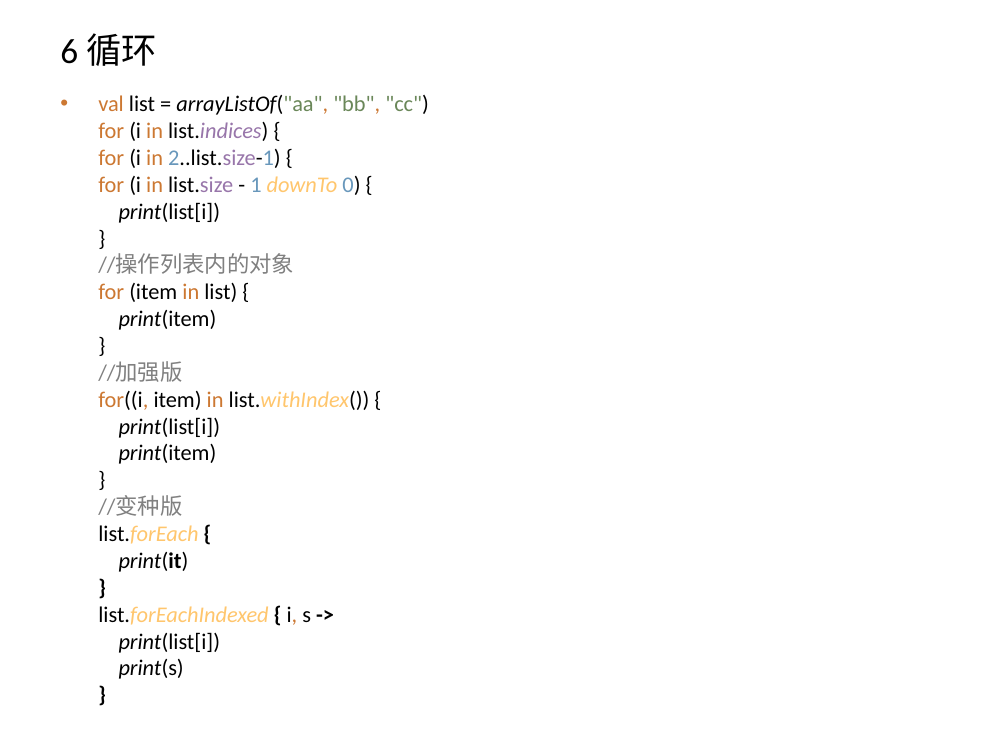
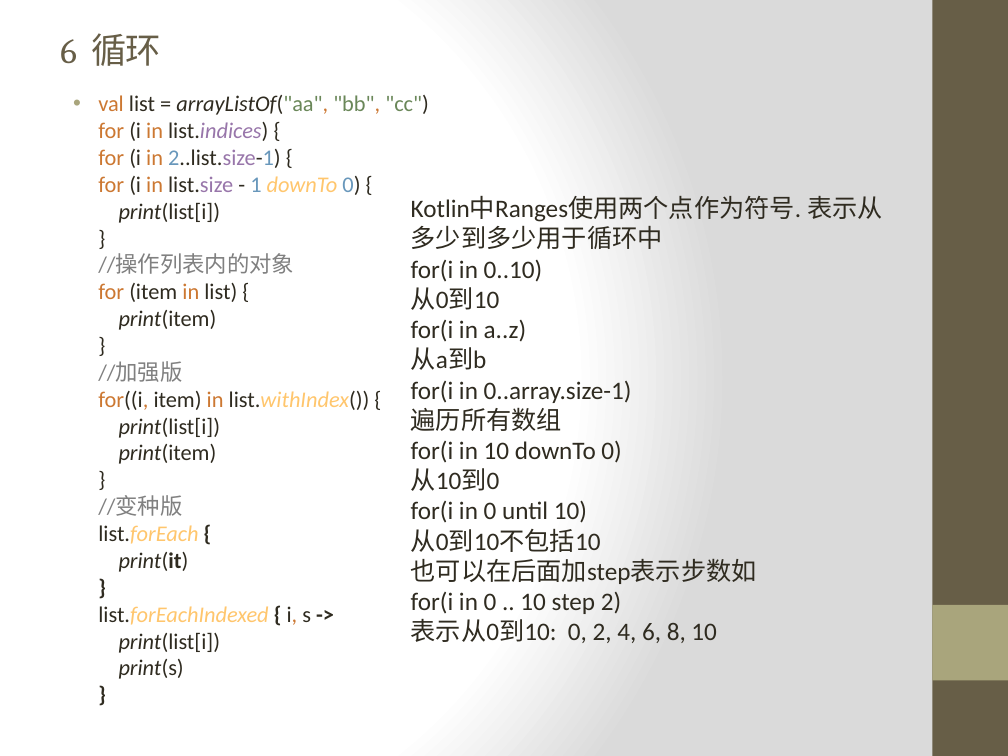
Before and after one commit to zxf2871/KotlinStudy, a slide deck: slide 9 of Kotlin初探.pptx. Drawn at 1008x756 pixels with LibreOffice and Linux fonts; fonts in the diff are those of the drawing. Boxes give left, top, right and bottom in pixels: in the first picture for what was removed or moved away, otherwise in the second. Text is boxed around its words. In the diff, an @@ line names an element or a change of style, - is before the commit and + after.

```diff
--- a/Kotlin初探.pptx
+++ b/Kotlin初探.pptx
@@ background #FFFFFF to gradient #FFFFFF to #DADADA @@
@@ rectangle added at [932, 0, 1008, 756], fill #675E47 @@
@@ title "6 循环" at [60, 33, 160, 66]: font Calibri to Cambria, text colour #000000 to #675E47, letter spacing 0 to -1 pt @@
@@ text "val list = arrayListOf("aa", "bb", ..." at [98, 95, 429, 679]: text colour #000000 to #2F2B20 in "list = arrayListOf("aa", "cc") (i list.indices) { ..."; indent changed @@
@@ text added at [411, 196, 883, 643], 18 pt, text #2F2B20 @@
+Kotlin中Ranges使用两个点作为符号. 表示从多少到多少用于循环中
+for(i in 0..10)
+从0到10
+for(i in a..z)
+从a到b
+for(i in 0..array.size-1)
+遍历所有数组
+for(i in 10 downTo 0)
+从10到0
+for(i in 0 until 10)
+从0到10不包括10
+也可以在后面加step表示步数如
+for(i in 0 .. 10 step 2)
+表示从0到10: 0, 2, 4, 6, 8, 10
@@ rectangle added at [932, 605, 1008, 680], fill #A9A57C @@
```
Also in this commit, not shown: 34 other slides changed, 1 slide removed, 1 other file.
